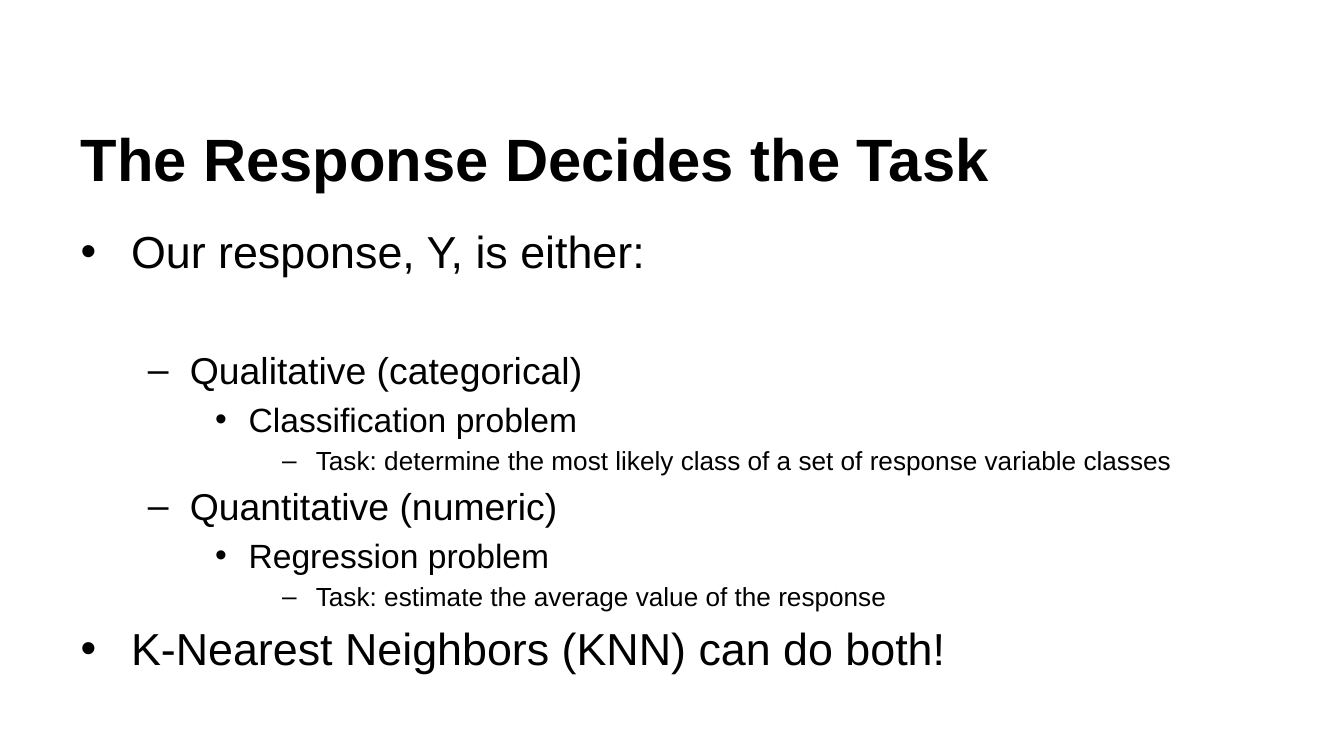
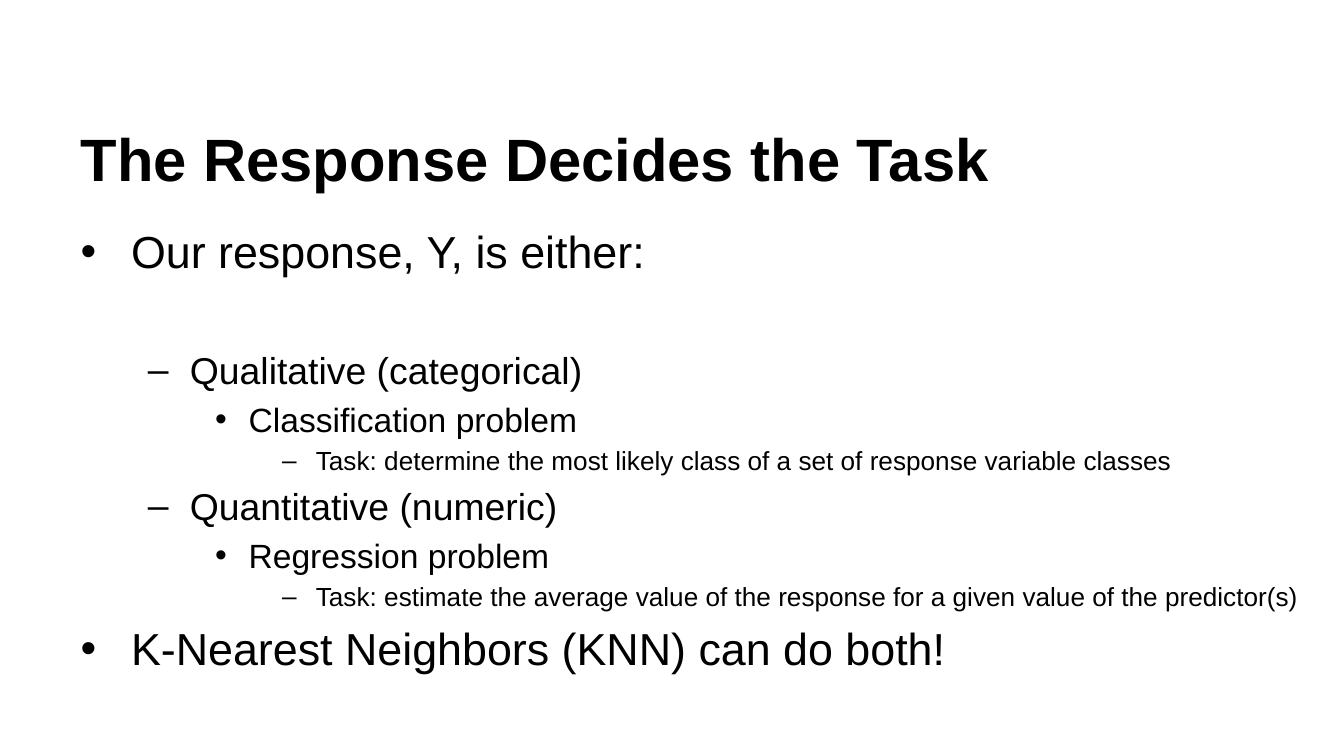
Before and after one commit to krisawilson/knn-workshop-spr25, a slide deck: slide 56 of k-nearest-neighbors.pptx. Drawn at 1344x756 pixels with LibreOffice and Linux fonts; fonts in the diff are those of the drawing; background and template pictures are left out. Boxes give left, top, right and bottom in pixels: in the first picture for what was removed or moved away, otherwise in the second. Text is boxed around its words. In the diff, an @@ line names an element or a change of style, - is before the commit and + after.

Commit message:
final ppt updates

```diff
--- a/k-nearest-neighbors.pptx
+++ b/k-nearest-neighbors.pptx
@@ text at (x1=316, y1=587, x2=1297, y2=612): text changed @@
-      – Task: estimate the average value of the response
+      – Task: estimate the average value of the response for a given value of the predictor(s)
```
Also in this commit, not shown: 6 other slides changed.
